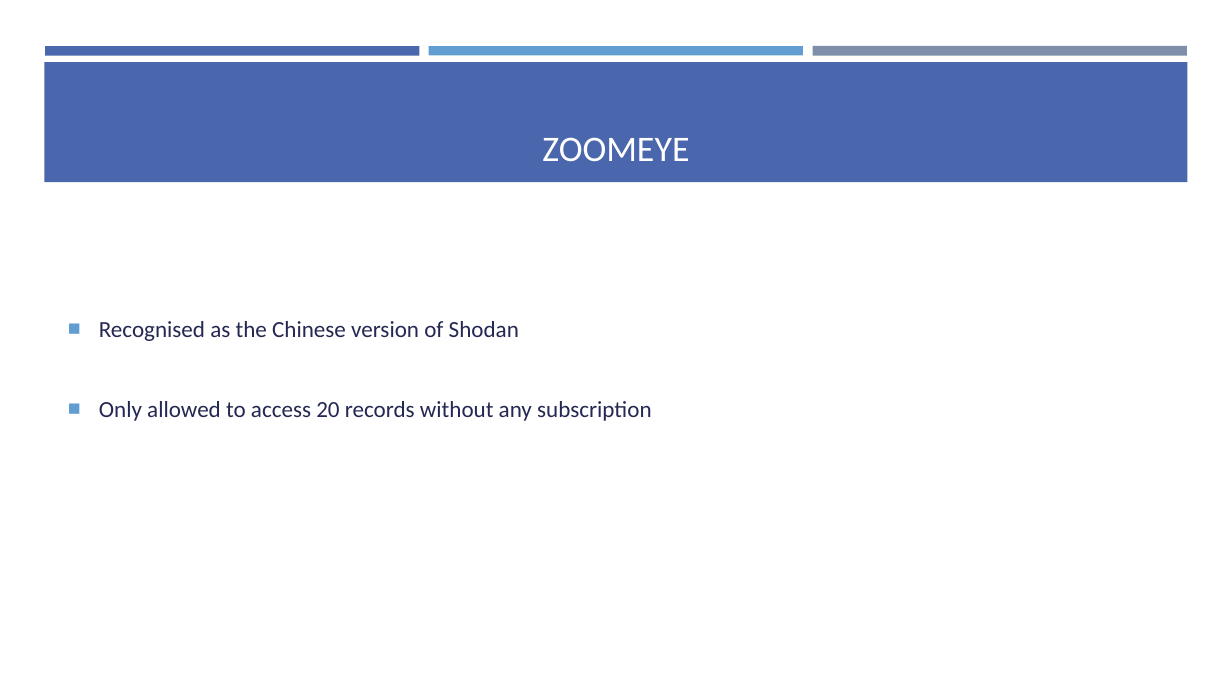
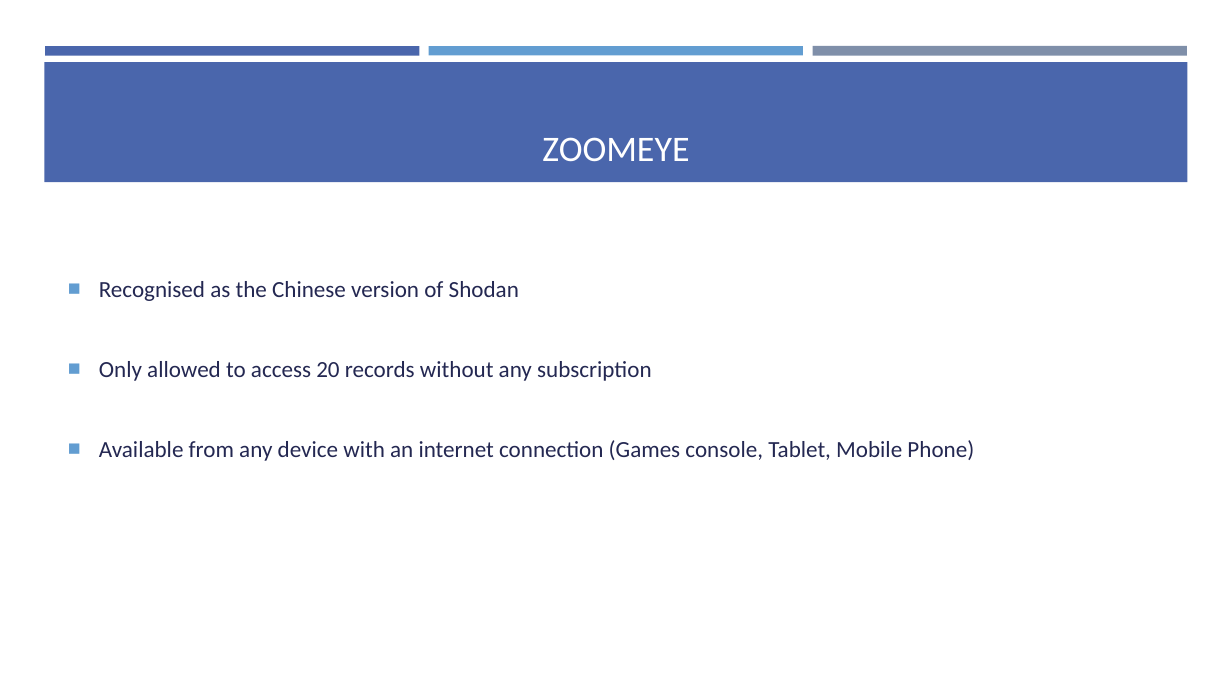
Before and after one commit to aqeebhussain122/hpc-offensive-security, a slide deck: slide 20 of Offensive Security Tactics for Linux Professionals - Active Reconnaissance.pptx (slide 17 before the commit). Drawn at 1232x693 pixels with LibreOffice and Linux fonts; fonts in the diff are those of the drawing. Boxes give left, top, right and bottom in pixels: in the first picture for what was removed or moved away, otherwise in the second. Text is boxed around its words. In the diff, an @@ line names an element or a change of style, - is before the commit and + after.

```diff
--- a/Offensive Security Tactics for Linux Professionals - Active Reconnaissance.pptx
+++ b/Offensive Security Tactics for Linux Professionals - Active Reconnaissance.pptx
@@ text at (99, 440, 974, 461): paragraph added @@
+■ Available from any device with an internet connection (Games console, Tablet, Mobile Phone)
```
Also in this commit, not shown: 4 other slides changed, 3 slides added.
